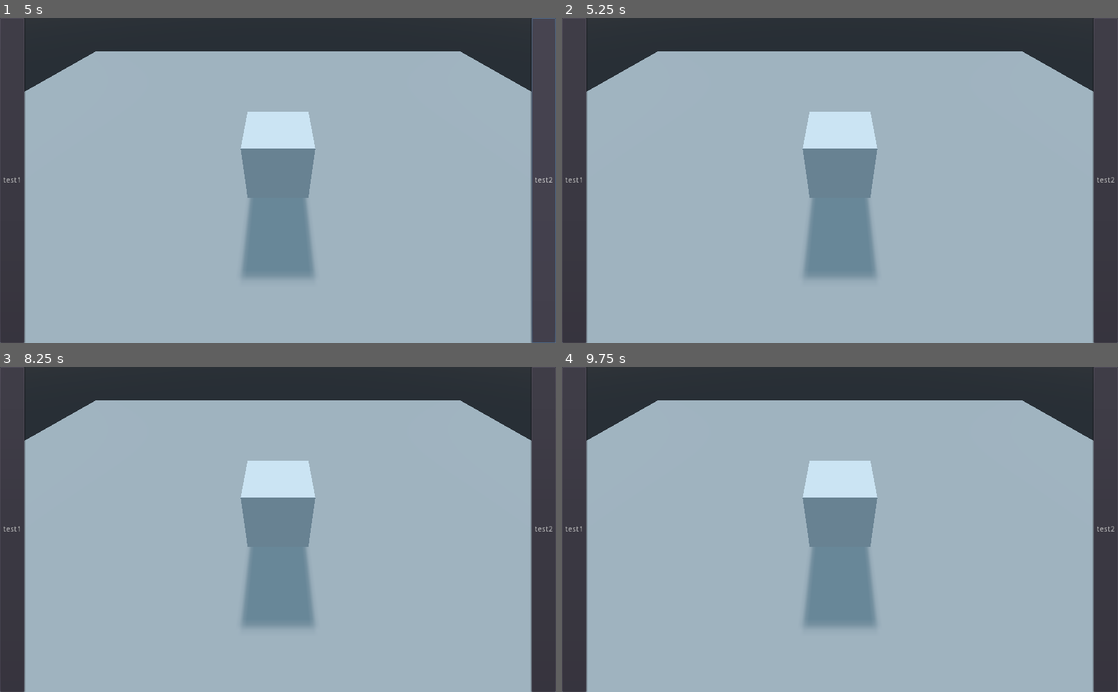
Above: before the commit, frames 1-4 (two rows, left to right).
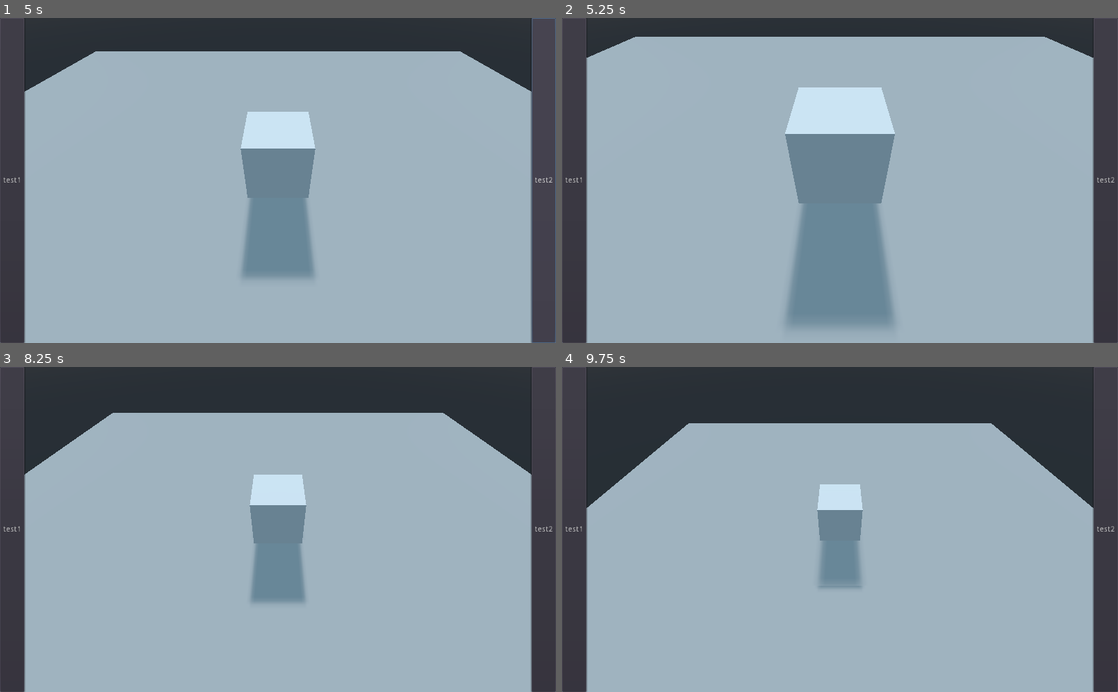
Above: after the commit, the same moments.

Repository: ljhs-games/godoxel
Game: Godot game, scene res://Main.tscn
Two runs of this game, one before a commit and one after it. Both use one fixed random seed, a clock stepped at 60 frames per second and the inputs below.
Inputs (mouse positions are in pixels of both pictures, inside the frame that each line leads up to):
- Up to frame 1 (5 s): click "test1" at 0.5 s; click "test2" at 1.25 s; click "test1" at 2 s; click "test2" at 2.75 s; click "test1" at 3.5 s; click "test2" at 4.25 s
- Up to frame 2 (5.25 s): tap Enter at 5 s; move the mouse to (962, 164) at 5.02 s; hold Mouse wheel up (g_zoom_in, bound only after the commit) from 5.03 s (still down); click (962, 164) at 5.17 s
- Up to frame 3 (8.25 s): tap Mouse wheel down (g_zoom_out, bound only after the commit) at 5.3, 6.8 s; release Mouse wheel up (g_zoom_in, bound only after the commit) at 5.75 s; tap Space at 5.75, 7.25 s; drag from (166, 545) to (250, 594) at 5.77 s; tap Enter at 6.5, 8 s; move the mouse to (333, 458) at 6.52 s; hold Middle mouse button (g_rotate_about) 6.53-7.25 s; click (333, 458) at 6.67 s; drag from (250, 594) to (111, 480) at 7.27 s; move the mouse to (444, 578) at 8.02 s; hold Mouse wheel down (g_zoom_out, bound only after the commit) from 8.03 s (still down); click (444, 578) at 8.17 s
- Up to frame 4 (9.75 s): release Mouse wheel down (g_zoom_out, bound only after the commit) at 8.75 s; tap Space at 8.75 s; drag from (673, 480) to (756, 448) at 8.77 s; move the mouse to (867, 529) at 9.52 s; hold Mouse wheel down (g_zoom_out, bound only after the commit) from 9.53 s (still down); click (867, 529) at 9.67 s

Frame 1 is identical in both runs. In frame 2, 12% of the frame differs, in the area x 4-96%, y 5-96%; in frame 3, 7.7%; in frame 4, 14%, in the area x 4-96%, y 10-81%.

Commit message:
Add zooming input map entries

Diff:
--- a/src/project.godot
+++ b/src/project.godot
@@ -41,6 +41,16 @@
 "events": [ Object(InputEventMouseButton,"resource_local_to_scene":false,"resource_name":"","device":0,"alt":false,"shi …(212 unchanged characters)…
  ]
 }
+g_zoom_in={
+"deadzone": 0.5,
+"events": [ Object(InputEventMouseButton,"resource_local_to_scene":false,"resource_name":"","device":0,"alt":false,"shift":false,"control":false,"meta":false,"command":false,"button_mask":0,"position":Vector2( 0, 0 ),"global_position":Vector2( 0, 0 ),"factor":1.0,"button_index":4,"pressed":false,"doubleclick":false,"script":null)
+ ]
+}
+g_zoom_out={
+"deadzone": 0.5,
+"events": [ Object(InputEventMouseButton,"resource_local_to_scene":false,"resource_name":"","device":0,"alt":false,"shift":false,"control":false,"meta":false,"command":false,"button_mask":0,"position":Vector2( 0, 0 ),"global_position":Vector2( 0, 0 ),"factor":1.0,"button_index":5,"pressed":false,"doubleclick":false,"script":null)
+ ]
+}
 
 [rendering]
 
